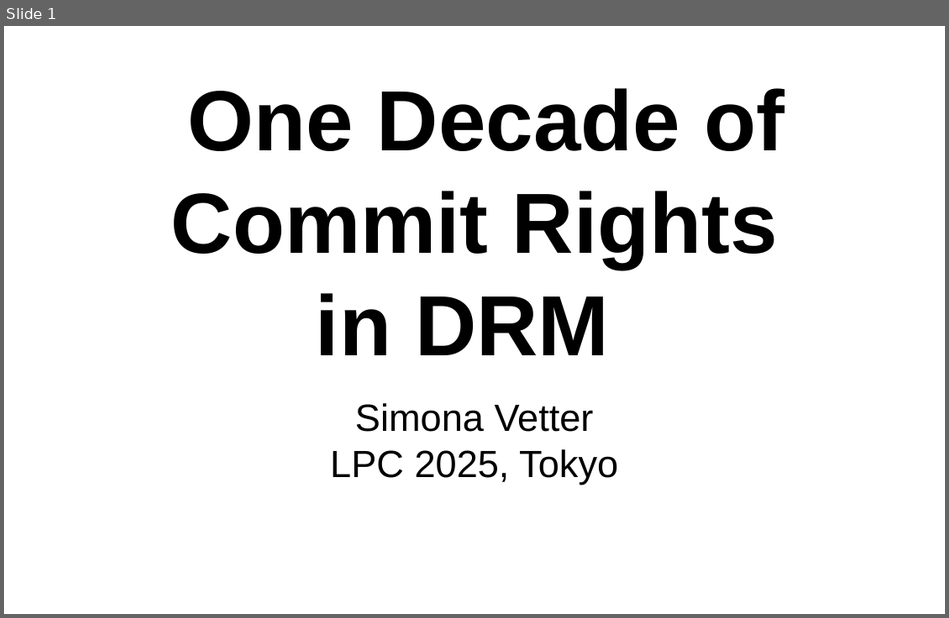
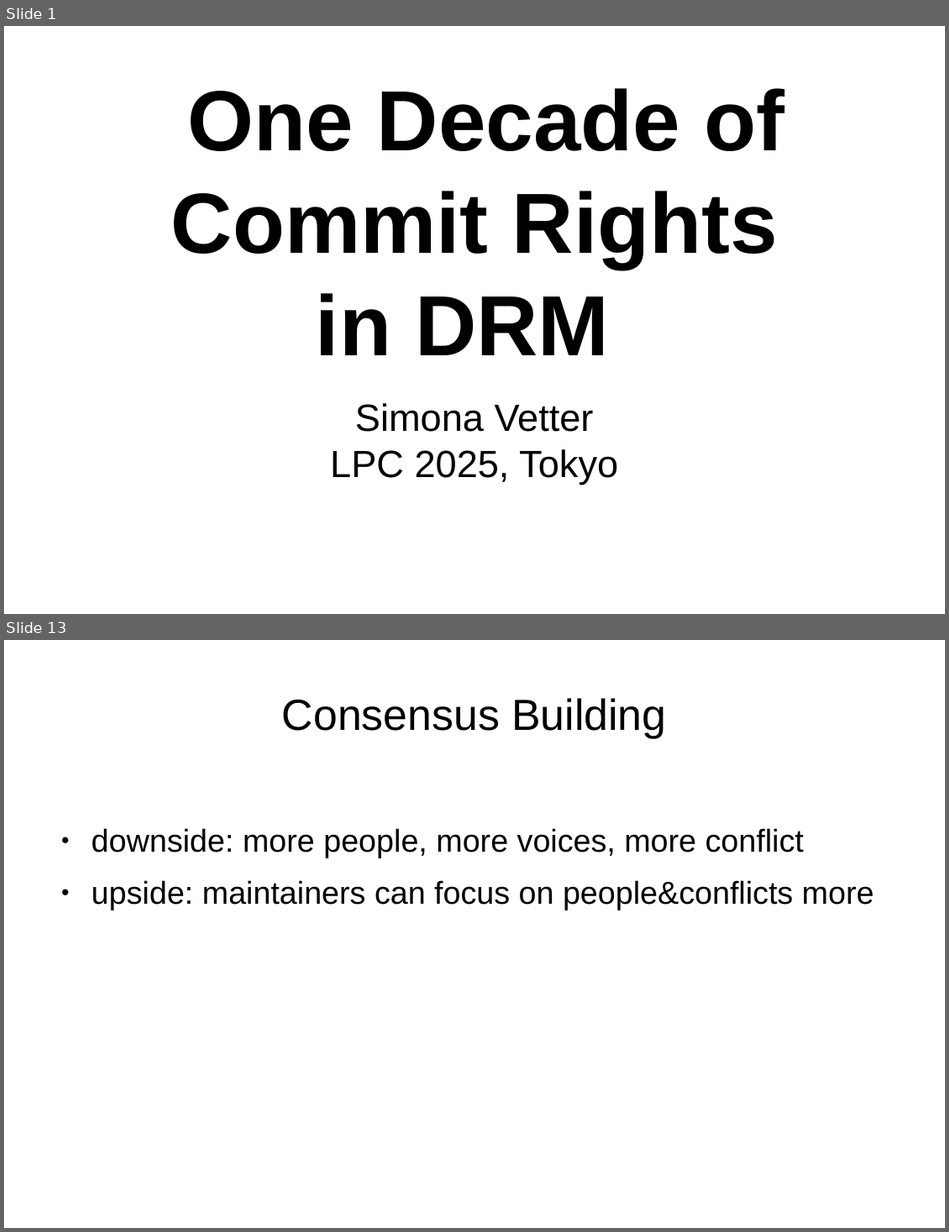
Before and after one commit to danvet/danvet.github.io, a slide deck: slides/lpc-2025-commit-rights.odp. Shown one above the other, each under a label of ours: slide 1 before the commit, slides 1 and 13 after it; the slides between them are not shown. The pictures are 949x618 and 949x1232 pixels, drawn with LibreOffice and Linux fonts; fonts in the diff are those of the drawing. Boxes give left, top, right and bottom in pixels: in the first picture for what was removed or moved away, otherwise in the second. Text is boxed around its words. In the diff, an @@ line names an element or a change of style, - is before the commit and + after.

```diff
--- a/slides/lpc-2025-commit-rights.odp
+++ b/slides/lpc-2025-commit-rights.odp
@@ slide 13 added at (4, 640, 945, 1228), background #FFFFFF @@
@@ title added at (282, 698, 666, 738), 36.7 pt, text #000000 @@
+Consensus Building
@@ text added at (91, 828, 874, 910), 26.7 pt, text #000000 @@
+● downside: more people, more voices, more conflict
+● upside: maintainers can focus on people&conflicts more
```
Also in this commit, not shown: 12 other slides added, 1 slide removed.
